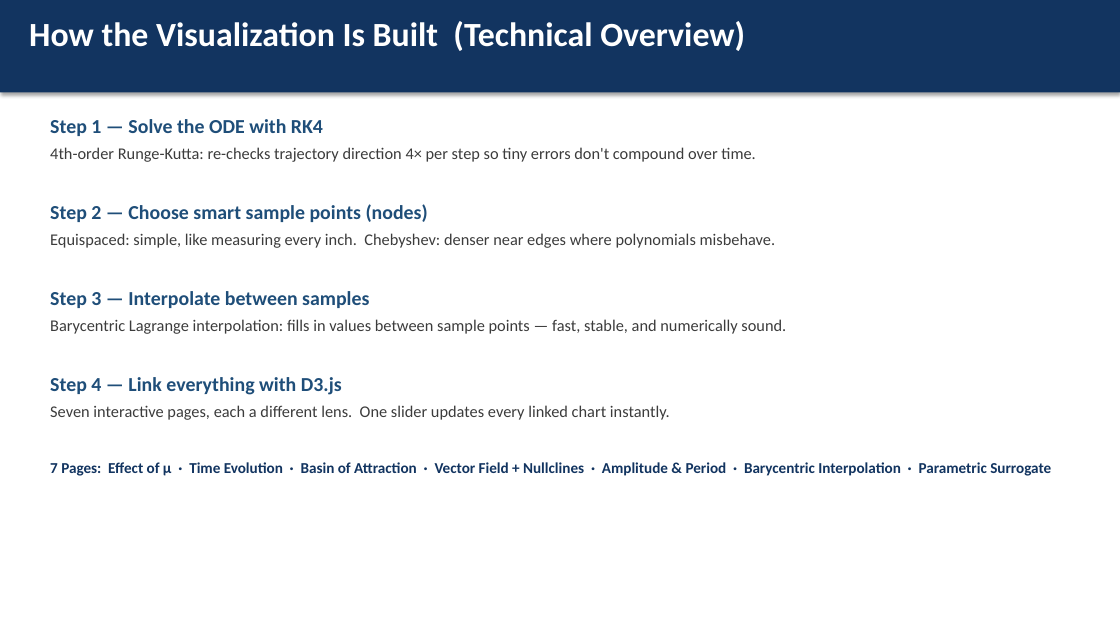
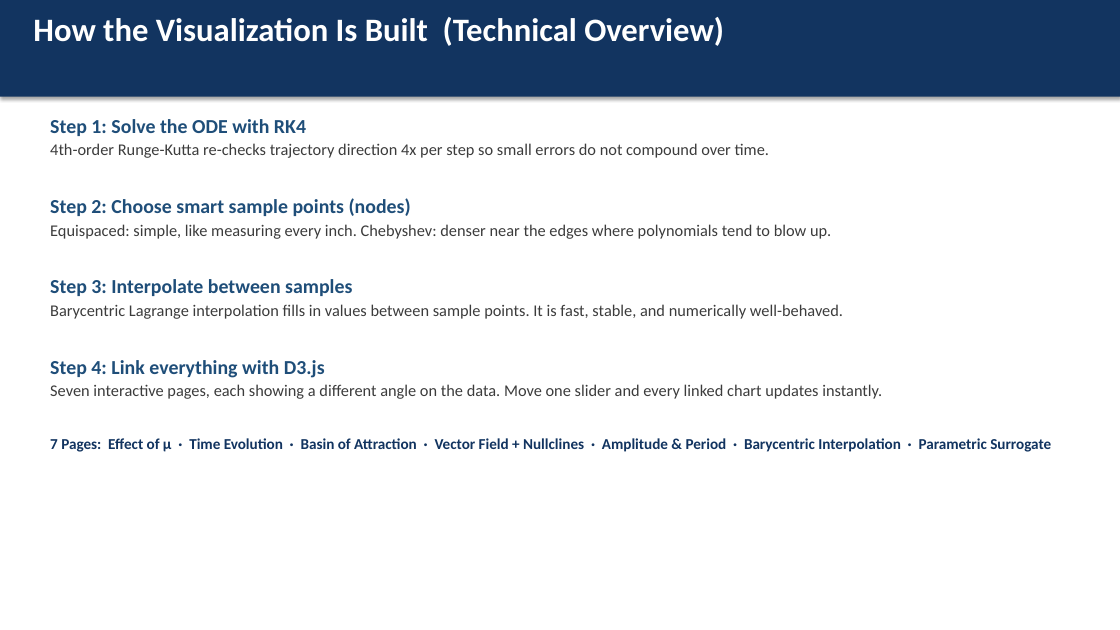
Before and after one commit to gfranco008/cis568, a slide deck: slide 4 of Final/Van_der_Pol_Visualization_Presentation.pptx. Drawn at 1120x630 pixels with LibreOffice and Linux fonts; fonts in the diff are those of the drawing. Boxes give left, top, right and bottom in pixels: in the first picture for what was removed or moved away, otherwise in the second. Text is boxed around its words. In the diff, an @@ line names an element or a change of style, - is before the commit and + after.

Commit message:
Update Van der Pol Visualization presentation file

```diff
--- a/Final/Van_der_Pol_Visualization_Presentation.pptx
+++ b/Final/Van_der_Pol_Visualization_Presentation.pptx
@@ rectangle: place and size @@
-rectangle at [0,0,1120,92]
+rectangle at [0,0,1120,97]
@@ text "How the Visualization Is Built ..." at [33,17,724,46]: size 29 to 28 pt @@
@@ text at [50,119,882,399]: text changed @@
-Step 1 — Solve the ODE with RK4
-4th-order Runge-Kutta: re-checks trajectory direction 4× per step so tiny errors don't compound over time.
-Step 2 — Choose smart sample points (nodes)
-Equispaced: simple, like measuring every inch. Chebyshev: denser near edges where polynomials misbehave.
-Step 3 — Interpolate between samples
-Barycentric Lagrange interpolation: fills in values between sample points — fast, stable, and numerically sound.
-Step 4 — Link everything with D3.js
-Seven interactive pages, each a different lens. One slider updates every linked chart instantly.
+Step 1: Solve the ODE with RK4
+4th-order Runge-Kutta re-checks trajectory direction 4x per step so small errors do not compound over time.
+Step 2: Choose smart sample points (nodes)
+Equispaced: simple, like measuring every inch. Chebyshev: denser near the edges where polynomials tend to blow up.
+Step 3: Interpolate between samples
+Barycentric Lagrange interpolation fills in values between sample points. It is fast, stable, and numerically well-behaved.
+Step 4: Link everything with D3.js
+Seven interactive pages, each showing a different angle on the data. Move one slider and every linked chart updates instantly.
@@ text at [50,438,1051,452]: less space between paragraphs @@
```
Also in this commit, not shown: 13 other slides changed.
